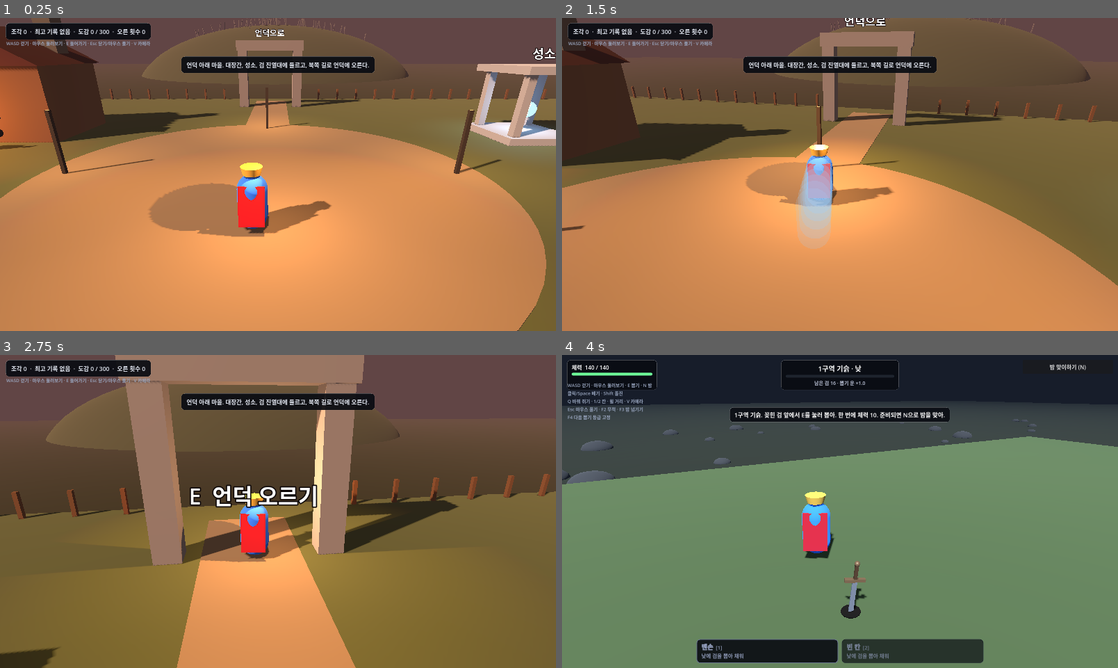
Above: before the commit, frames 1-4 (two rows, left to right).
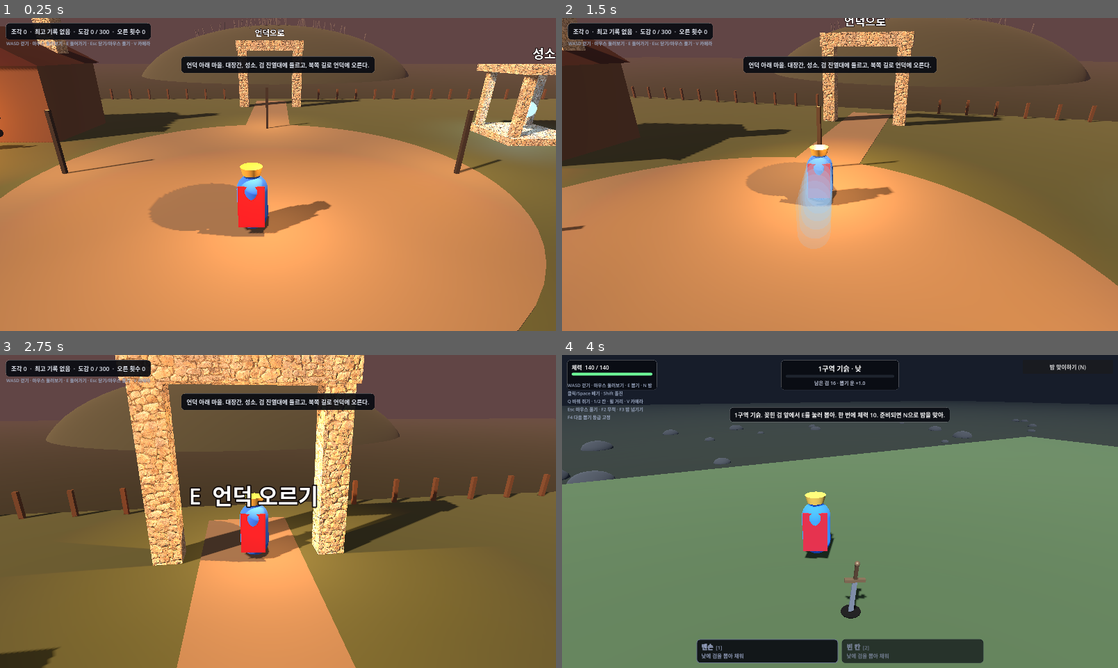
Above: after the commit, the same moments.

Repository: Razer-rgxx/chongseong
Game: Godot game, scene res://scenes/lobby/lobby.tscn
Two runs of this game, one before a commit and one after it. Both use one fixed random seed, a clock stepped at 60 frames per second and the inputs below.
Inputs (mouse positions are in pixels of both pictures, inside the frame that each line leads up to):
- Up to frame 1 (0.25 s): no input
- Up to frame 2 (1.5 s): tap Enter at 0.5 s; move the mouse to (867, 174) at 0.52 s; press the mouse at (867, 174) at 0.53 s; hold W (move_up) from 0.53 s (still down); move the mouse to (812, 174) at 1.27 s; release the mouse at (812, 174) at 1.28 s; tap Shift (dash) at 1.35 s
- Up to frame 3 (2.75 s): keep holding W (move_up); move the mouse to (289, 505) at 2.02 s; hold X (discard) from 2.03 s (still down)
- Up to frame 4 (4 s): keep holding W (move_up); move the mouse to (834, 517) at 2.77 s; release X (discard) at 2.78 s; tap E (pull) at 2.85 s; move the mouse to (878, 514) at 3.52 s; hold 1 (slot_1) from 3.53 s (still down)

The runs differ from the first frame. In frame 1, 3.2% of the frame differs, in the area x 5-100%, y 0-41%; in frame 2, 1.9%; in frame 3, 11%, in the area x 20-66%, y 0-68%; in frame 4, nothing differs.

Commit message:
마을에 돌벽 질감(Poly Haven Stone Wall, CC0)
- VillageMaterials: assets/village/<이름>/<이름>_diff/_nor_gl/_rough.jpg가 있으면 쓰고 없으면 색으로 칠한다.
  월드 좌표 트라이플래너라 상자 크기와 상관없이 늘어나지 않는다
- 돌벽: 성소, 언덕 길 문, 대장간 굴뚝과 화덕. 나무판, 벽돌, 지붕, 흙, 풀 자리도 이름을 정해 두었다
- 받은 4K 원본은 2K JPG로 줄여 넣었다. CREDITS.md에 출처

Co-Authored-By: Claude Opus 5.5 <noreply@anthropic.com>
Claude-Session: https://claude.ai/code/session_016eqR6Do96CH8uLForSR8az

Diff:
--- a/scripts/lobby/lobby.gd
+++ b/scripts/lobby/lobby.gd
@@ -198,7 +198,7 @@
 
 func _build_ground() -> void:
 	var size := Vector2(Grid.size) * Grid.CELL
-	var g := _box(Vector3(size.x, 1.0, size.y), _mat(Color(0.26, 0.3, 0.2), 0.0, 1.0))
+	var g := _box(Vector3(size.x, 1.0, size.y), VillageMaterials.get_mat("grass", Color(0.26, 0.3, 0.2), 3.0))
 	g.position = Vector3(size.x / 2.0, -0.5, size.y / 2.0)
 	add_child(g)
 	var plaza := MeshInstance3D.new()
@@ -207,7 +207,7 @@
 	cyl.bottom_radius = 9.0
 	cyl.height = 0.04
 	plaza.mesh = cyl
-	plaza.material_override = _mat(Color(0.42, 0.38, 0.32), 0.0, 1.0)
+	plaza.material_override = VillageMaterials.get_mat("dirt", Color(0.42, 0.38, 0.32), 3.0)
 	plaza.position = Grid.cells_to_world(Vector2(17, 11), 0.02)
 	add_child(plaza)
 	var path := _box(Vector3(3.0, 0.03, 18.0), plaza.material_override)
@@ -238,20 +238,20 @@
 
 func _build_forge() -> void:
 	var at := Grid.cells_to_world(forge_at)
-	var wall := _box(Vector3(7.0, 4.0, 5.0), _mat(Color(0.35, 0.27, 0.2)))
+	var wall := _box(Vector3(7.0, 4.0, 5.0), VillageMaterials.get_mat("raw_plank_wall", Color(0.35, 0.27, 0.2), 2.0))
 	wall.position = at + Vector3(0, 2.0, -1.2)
 	add_child(wall)
 	var roof := MeshInstance3D.new()
 	var pm := PrismMesh.new()
 	pm.size = Vector3(7.6, 2.0, 5.6)
 	roof.mesh = pm
-	roof.material_override = _mat(Color(0.22, 0.12, 0.1))
+	roof.material_override = VillageMaterials.get_mat("roof", Color(0.22, 0.12, 0.1), 2.0)
 	roof.position = at + Vector3(0, 5.0, -1.2)
 	add_child(roof)
-	var chimney := _box(Vector3(1.0, 3.0, 1.0), _mat(Color(0.3, 0.29, 0.28)))
+	var chimney := _box(Vector3(1.0, 3.0, 1.0), VillageMaterials.get_mat("stone_wall", Color(0.3, 0.29, 0.28), 2.0))
 	chimney.position = at + Vector3(2.2, 5.5, -2.2)
 	add_child(chimney)
-	var furnace := _box(Vector3(1.6, 1.4, 1.2), _mat(Color(0.2, 0.18, 0.17)))
+	var furnace := _box(Vector3(1.6, 1.4, 1.2), VillageMaterials.get_mat("stone_wall", Color(0.2, 0.18, 0.17), 1.5, Color(0.6, 0.55, 0.5)))
 	furnace.position = at + Vector3(-2.2, 0.7, 1.6)
 	add_child(furnace)
 	var fire := _box(Vector3(0.9, 0.5, 0.1), _mat(Color(1.0, 0.45, 0.15), 0.0, 1.0, true))
@@ -301,7 +301,7 @@
 
 func _build_shrine() -> void:
 	var at := Grid.cells_to_world(shrine_at)
-	var stone := _mat(Color(0.5, 0.52, 0.56))
+	var stone := VillageMaterials.get_mat("stone_wall", Color(0.5, 0.52, 0.56), 2.0)
 	var base := _box(Vector3(4.0, 0.4, 4.0), stone)
 	base.position = at + Vector3(0, 0.2, 0)
 	add_child(base)
@@ -360,7 +360,7 @@
 
 func _build_gate() -> void:
 	var at := Grid.cells_to_world(gate_at)
-	var stone := _mat(Color(0.42, 0.42, 0.44))
+	var stone := VillageMaterials.get_mat("stone_wall", Color(0.42, 0.42, 0.44), 2.5)
 	for x in [-2.4, 2.4]:
 		var p := _box(Vector3(0.8, 5.0, 0.8), stone)
 		p.position = at + Vector3(x, 2.5, 0)
@@ -398,14 +398,15 @@
 	var spots := [Vector2(27, 15), Vector2(30, 6), Vector2(4, 5), Vector2(4, 19), Vector2(29, 19), Vector2(21, 19)]
 	for c in spots:
 		var at := Grid.cells_to_world(c)
-		var w := _box(Vector3(5.0, 3.0, 4.0), _mat(Color(0.5, 0.44, 0.36).darkened(deco.randf_range(0.0, 0.3))))
+		var dk: float = deco.randf_range(0.0, 0.3)
+		var w := _box(Vector3(5.0, 3.0, 4.0), VillageMaterials.get_mat("medieval_red_brick", Color(0.5, 0.44, 0.36).darkened(dk), 2.0, Color.WHITE.darkened(dk * 0.6)))
 		w.position = at + Vector3(0, 1.5, 0)
 		add_child(w)
 		var roof := MeshInstance3D.new()
 		var pm := PrismMesh.new()
 		pm.size = Vector3(5.6, 1.8, 4.6)
 		roof.mesh = pm
-		roof.material_override = _mat(Color(0.3, 0.16, 0.13).darkened(deco.randf_range(0.0, 0.3)))
+		roof.material_override = VillageMaterials.get_mat("roof", Color(0.3, 0.16, 0.13).darkened(deco.randf_range(0.0, 0.3)), 2.0)
 		roof.position = at + Vector3(0, 3.9, 0)
 		add_child(roof)
 	for c in [Vector2(13, 11), Vector2(21, 11), Vector2(17, 7)]:
--- /dev/null
+++ b/scripts/world/village_materials.gd
@@ -0,0 +1,39 @@
+class_name VillageMaterials
+extends RefCounted
+## 마을과 언덕의 질감. assets/village/<이름>/ 에 <이름>_diff.jpg, <이름>_nor_gl.jpg, <이름>_rough.jpg가 있으면 쓰고,
+## 없으면 받은 색 하나로 칠한다. 질감 파일을 넣기만 하면 코드를 고치지 않아도 바뀐다.
+## 상자 크기가 제각각이라 월드 좌표 트라이플래너로 붙인다(늘어나지 않는다).
+
+const DIR: String = "res://assets/village/"
+
+static var _cache: Dictionary = {}
+
+
+## tile: 질감 한 장이 덮는 길이(m).
+static func get_mat(name: String, fallback: Color, tile: float = 2.5, tint: Color = Color.WHITE) -> StandardMaterial3D:
+	var key: String = "%s|%s|%s|%s" % [name, fallback, tile, tint]
+	if _cache.has(key):
+		return _cache[key]
+	var m := StandardMaterial3D.new()
+	var base: String = DIR + name + "/" + name
+	if ResourceLoader.exists(base + "_diff.jpg"):
+		m.albedo_texture = load(base + "_diff.jpg")
+		m.albedo_color = tint
+		if ResourceLoader.exists(base + "_nor_gl.jpg"):
+			m.normal_enabled = true
+			m.normal_texture = load(base + "_nor_gl.jpg")
+		if ResourceLoader.exists(base + "_rough.jpg"):
+			m.roughness_texture = load(base + "_rough.jpg")
+			m.roughness_texture_channel = BaseMaterial3D.TEXTURE_CHANNEL_RED
+		m.uv1_triplanar = true
+		m.uv1_world_triplanar = true
+		m.uv1_scale = Vector3.ONE / tile
+	else:
+		m.albedo_color = fallback
+		m.roughness = 0.9
+	_cache[key] = m
+	return m
+
+
+static func has(name: String) -> bool:
+	return ResourceLoader.exists(DIR + name + "/" + name + "_diff.jpg")
Binary file added: assets/village/stone_wall/stone_wall_diff.jpg
Not shown, added: assets/village/stone_wall/stone_wall_diff.jpg.import
Binary file added: assets/village/stone_wall/stone_wall_nor_gl.jpg
Not shown, added: assets/village/stone_wall/stone_wall_nor_gl.jpg.import
Binary file added: assets/village/stone_wall/stone_wall_rough.jpg
Not shown, added: assets/village/stone_wall/stone_wall_rough.jpg.import
Not shown, added: scripts/world/village_materials.gd.uid
Not shown, changed: CREDITS.md
